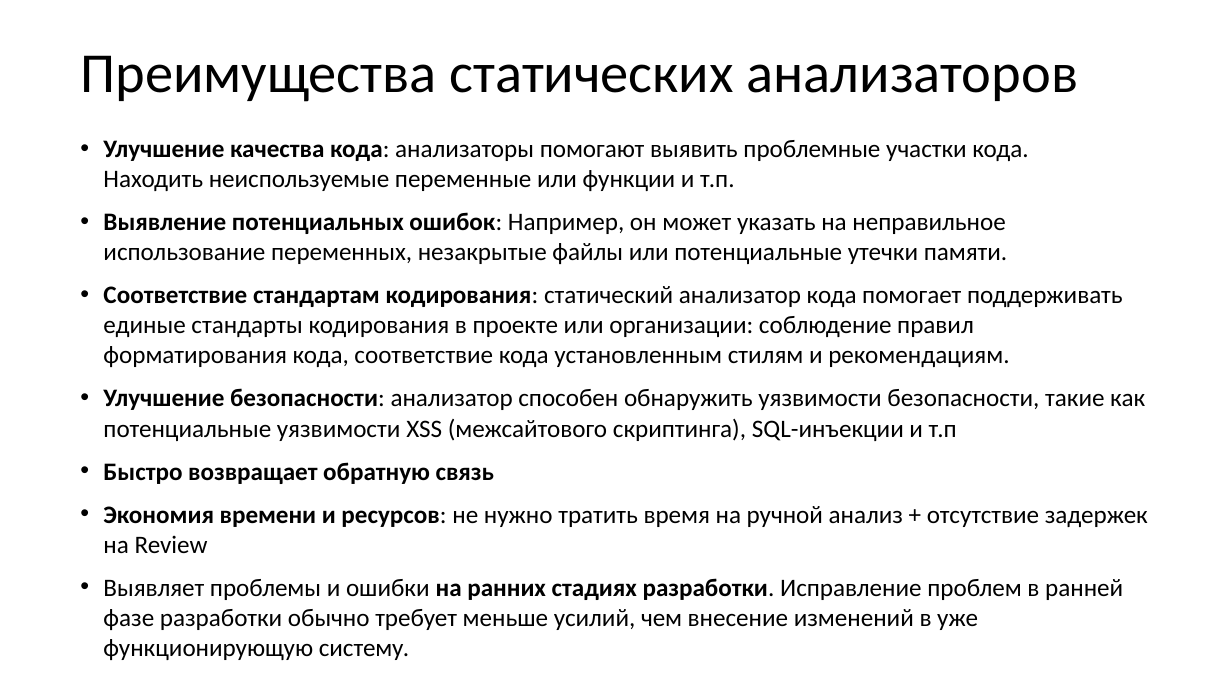
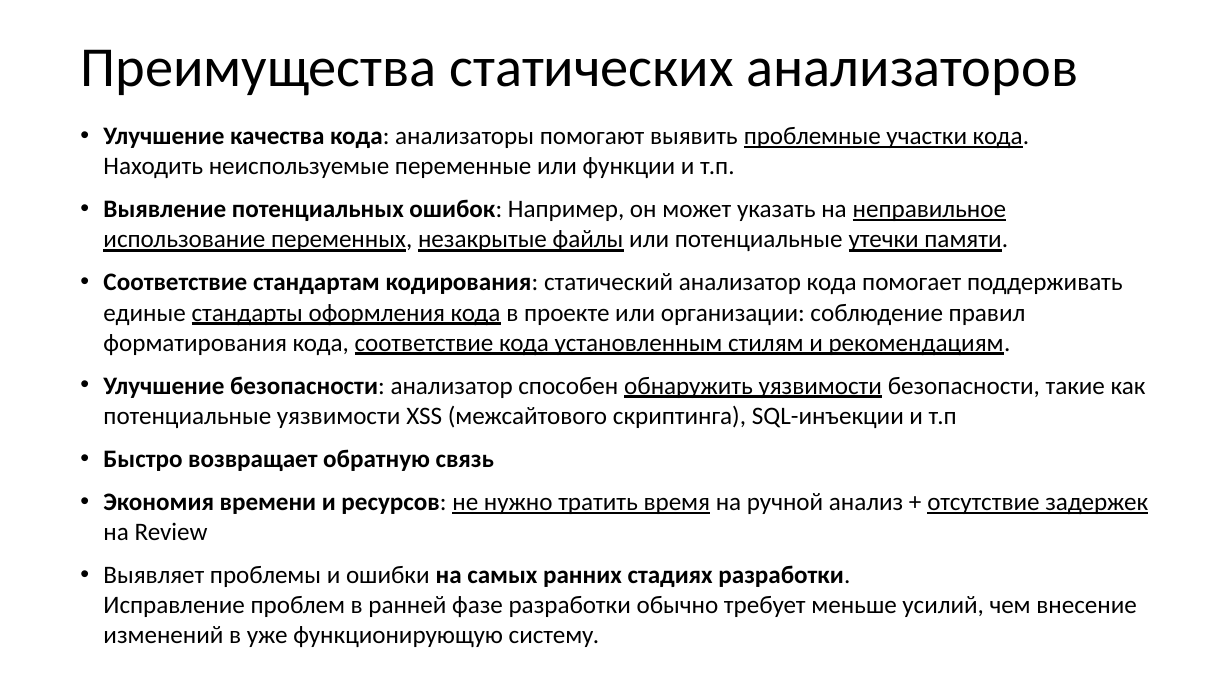
Before and after one commit to xtrueman/prog_instruments, a slide deck: slide 59 of presentations/StaticAnalysers.pptx (slide 10 before the commit). Drawn at 1232x693 pixels with LibreOffice and Linux fonts; fonts in the diff are those of the drawing. Boxes give left, top, right and bottom in pixels: in the first picture for what was removed or moved away, otherwise in the second. Text is boxed around its words. In the diff, an @@ line names an element or a change of style, - is before the commit and + after.

```diff
--- a/presentations/StaticAnalysers.pptx
+++ b/presentations/StaticAnalysers.pptx
@@ title "Преимущества статических анализаторов": place and size @@
-title "Преимущества статических анализаторов" at [80,55,1078,102]
+title "Преимущества статических анализаторов" at [80,49,1078,96]
@@ text "Улучшение качества кода: анализаторы помогают ...": place and size @@
-text "Улучшение качества кода: анализаторы помогают ..." at [103,140,1148,660]
+text "Улучшение качества кода: анализаторы помогают ..." at [103,127,1148,647]
@@ text at [103,127,1148,540]: underline on in "проблемные участки кода.", "неправильное использование переменных, незакрытые файлы утеч ...", "обнаружить уязвимости", "не нужно тратить время отсутствие задержек" @@
@@ text at [103,273,1123,355]: text changed @@
-• Соответствие стандартам кодирования: статический анализатор кода помогает поддерживать единые стандарты кодирования в проекте или организации: соблюдение правил форматирования кода, соответствие кода установленным стилям и рекомендациям.
+• Соответствие стандартам кодирования: статический анализатор кода помогает поддерживать единые стандарты оформления кода в проекте или организации: соблюдение правил форматирования кода, соответствие кода установленным стилям и рекомендациям.
@@ text at [103,565,1136,647]: text changed @@
-• Выявляет проблемы и ошибки на ранних стадиях разработки. Исправление проблем в ранней фазе разработки обычно требует меньше усилий, чем внесение изменений в уже функционирующую систему.
+• Выявляет проблемы и ошибки на самых ранних стадиях разработки.
+  Исправление проблем в ранней фазе разработки обычно требует меньше усилий, чем внесение изменений в уже функционирующую систему.
```
Also in this commit, not shown: 41 other slides changed, 12 slides added, 2 slides removed.
